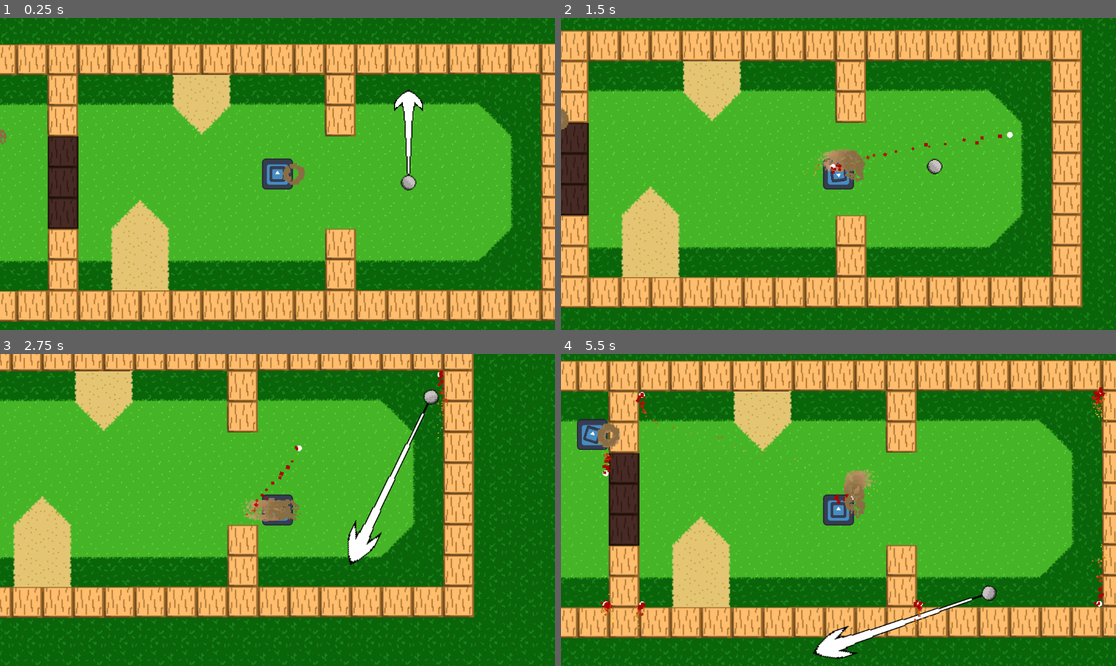
Above: before the commit, frames 1-4 (two rows, left to right).
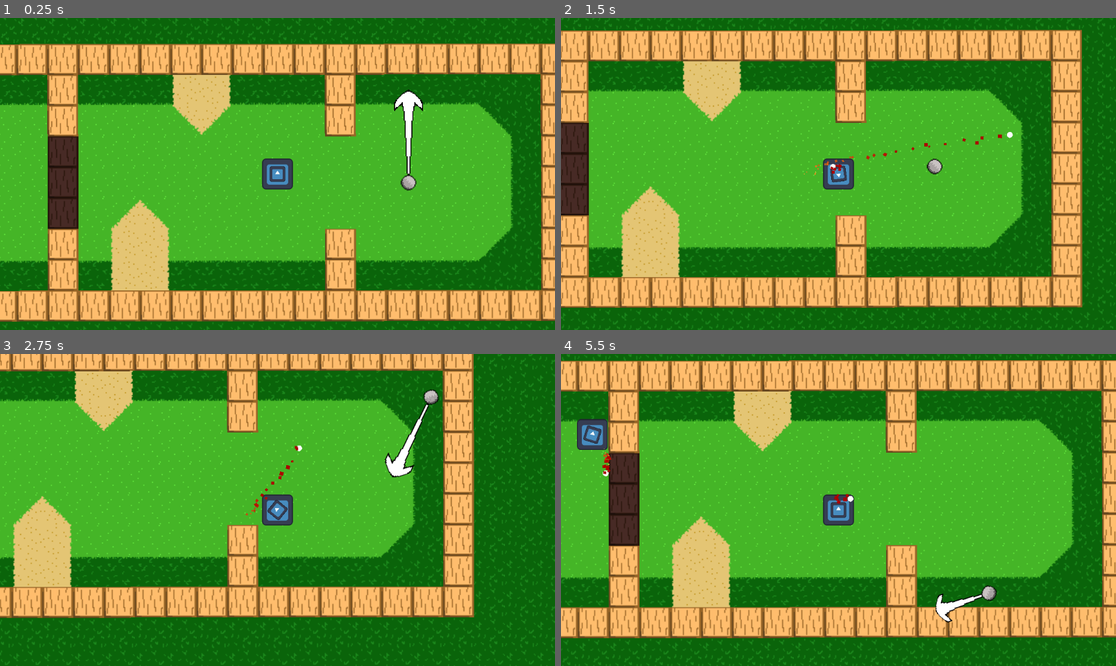
Above: after the commit, the same moments.

Repository: Sabertooth-Software/Bunker-Buster
Game: Godot game, scene res://Scenes/Levels/GolfTiles.tscn
Same seed, same stepped clock (60 frames per second), same inputs: the game is played once before the commit and once after it. The engine's default icon, where the game draws it, is replaced by a stand-in: a white triangle on a blue panel in a dark square.
Inputs (mouse positions are in pixels of both pictures, inside the frame that each line leads up to):
- Up to frame 1 (0.25 s): no input
- Up to frame 2 (1.5 s): move the mouse to (960, 158) at 0.52 s; press the mouse at (960, 158) at 0.53 s; hold Right (right) 0.53-1.28 s; tap Space (shoot) at 0.8, 1.35 s; move the mouse to (727, 189) at 1.27 s; release the mouse at (727, 189) at 1.28 s; hold S (down) from 1.28 s (still down)
- Up to frame 3 (2.75 s): click (166, 525) at 1.55 s; move the mouse to (333, 441) at 2.02 s; release S (down) at 2.03 s; press the mouse at (333, 441) at 2.03 s; hold Right (right) from 2.03 s (still down); tap Space (shoot) at 2.3 s
- Up to frame 4 (5.5 s): move the mouse to (810, 572) at 2.77 s; release Right (right) at 2.78 s; release the mouse at (810, 572) at 2.78 s; hold Up (up) 2.78-3.53 s; tap Space (shoot) at 2.85, 3.8, 4.35, 5.3 s; click (810, 572) at 3.05 s; move the mouse to (1005, 556) at 3.52 s; press the mouse at (1005, 556) at 3.53 s; hold A (left) 3.53-5.03 s; move the mouse to (672, 463) at 4.27 s; release the mouse at (672, 463) at 4.28 s; click (672, 463) at 4.55 s; move the mouse to (866, 510) at 5.02 s; press the mouse at (866, 510) at 5.03 s; hold S (down) from 5.03 s (still down)

The runs differ from the first frame. In frame 1, 0.2% of the frame differs, in the area x 0-55%, y 35-54%; in frame 2, 0.6%; in frame 3, 1.8%; in frame 4, 2.4%, in the area x 6-100%, y 10-98%.

Commit message:
Arrow size

Diff:
--- a/Scenes/Bullet.tscn
+++ b/Scenes/Bullet.tscn
@@ -26,3 +26,9 @@
 mesh = SubResource("SphereMesh_plxgq")
 
 [node name="GPUParticles2D" parent="." instance=ExtResource("2_qjgw2")]
+
+[node name="Timer" type="Timer" parent="."]
+one_shot = true
+autostart = true
+
+[connection signal="timeout" from="Timer" to="." method="_on_timer_timeout"]
--- a/Scenes/Characters/tank.tscn
+++ b/Scenes/Characters/tank.tscn
@@ -1,10 +1,12 @@
-[gd_scene load_steps=7 format=3 uid="uid://dfp2wtw5do8m7"]
+[gd_scene load_steps=9 format=3 uid="uid://dfp2wtw5do8m7"]
 
 [ext_resource type="Script" path="res://Scripts/Characters/Tank.gd" id="1_lnctx"]
 [ext_resource type="PackedScene" uid="uid://dhm8qd71af8hh" path="res://Scenes/Components/shooting_component.tscn" id="2_1hq3u"]
 [ext_resource type="Texture2D" uid="uid://vd7ap2v7wpfb" path="res://icon.svg" id="4_nunnb"]
 [ext_resource type="PackedScene" uid="uid://2dq276mqwnck" path="res://Scenes/Components/terrain_detector.tscn" id="4_w5nxv"]
 [ext_resource type="PackedScene" uid="uid://pcnyw7nwpaqa" path="res://Scenes/Components/TerrainParticleSpawner.tscn" id="5_wqme0"]
+[ext_resource type="PackedScene" uid="uid://4ea6nld8exji" path="res://Assets/Particles/hit_sand.tscn" id="6_5xvq7"]
+[ext_resource type="PackedScene" uid="uid://oolwahoot7m1" path="res://Assets/Particles/hole.tscn" id="7_13mp1"]
 
 [sub_resource type="RectangleShape2D" id="RectangleShape2D_sin31"]
 size = Vector2(32, 32)
@@ -34,6 +36,11 @@
 [node name="TerrainDetector" parent="." instance=ExtResource("4_w5nxv")]
 
 [node name="TerrainParticleSpawner" parent="." instance=ExtResource("5_wqme0")]
+terrain_map = {
+1: ExtResource("6_5xvq7"),
+2: ExtResource("7_13mp1"),
+3: ExtResource("6_5xvq7")
+}
 
 [connection signal="terrain_changed" from="TerrainDetector" to="." method="_on_terrain_detector_terrain_changed"]
 [connection signal="terrain_changed" from="TerrainDetector" to="TerrainParticleSpawner" method="_on_terrain_detector_terrain_changed"]
--- a/Scenes/Objects/golf_ball.tscn
+++ b/Scenes/Objects/golf_ball.tscn
@@ -27,7 +27,7 @@
 texture = ExtResource("2_5yyv5")
 offset = Vector2(0, -97)
 
-[node name="Sprite2D" type="Sprite2D" parent="."]
+[node name="BallSprite" type="Sprite2D" parent="."]
 texture = ExtResource("1_gpgr6")
 
 [node name="GrabRange" type="Area2D" parent="."]
--- /dev/null
+++ b/ScoreTracker.gd
@@ -0,0 +1 @@
+extends Node
--- a/Scripts/Bullet.gd
+++ b/Scripts/Bullet.gd
@@ -11,3 +11,6 @@
 	add_collision_exception_with(_initiator)
 	global_position = _position
 	velocity = _velocity
+
+func _on_timer_timeout():
+	queue_free()
--- a/Scripts/Components/TerrainParticleSpawner.gd
+++ b/Scripts/Components/TerrainParticleSpawner.gd
@@ -10,7 +10,7 @@
 var current_turrain: Terrain.Type = Terrain.Type.GRASS
 
 func _physics_process(_delta):
-	spawn_particles()
+	pass
 
 func spawn_particles():
 	var particle: GPUParticles2D = terrain_map[current_turrain].instantiate()
--- a/Scripts/Objects/golf_ball.gd
+++ b/Scripts/Objects/golf_ball.gd
@@ -3,24 +3,24 @@
 @onready var terrain_detector: TerrainDetector = $TerrainDetector
 @onready var arrow: Node2D = $Arrow
 
+@export var max_shot_power: float = 100
+
 var _start_position: Vector2
 var _shoot_vector: Vector2
-
 
 # Called when the node enters the scene tree for the first time.
 func _ready():
 	terrain_detector.terrain_changed.connect(_on_terrain_chnaged)
 
-
-# Called every frame. 'delta' is the elapsed time since the previous frame.
 func _process(_delta):
 	if Input.is_action_just_pressed("putt"):
 		_start_position = get_global_mouse_position()
 	if Input.is_action_pressed("putt"):
 		_shoot_vector = _start_position - get_global_mouse_position()
-		#print((_start_position - get_global_mouse_position()).normalized())
-		arrow.scale.y = 1
+		var proportion: float = _shoot_vector.length()/max_shot_power
+		arrow.scale.y = proportion
 		arrow.rotation = _shoot_vector.normalized().angle() + (PI/2)
+		print_debug(_shoot_vector.length()/max_shot_power)
 	if Input.is_action_just_released("putt"):
 		_shoot_vector = _shoot_vector.normalized() * 100
 		apply_central_impulse(_shoot_vector)
